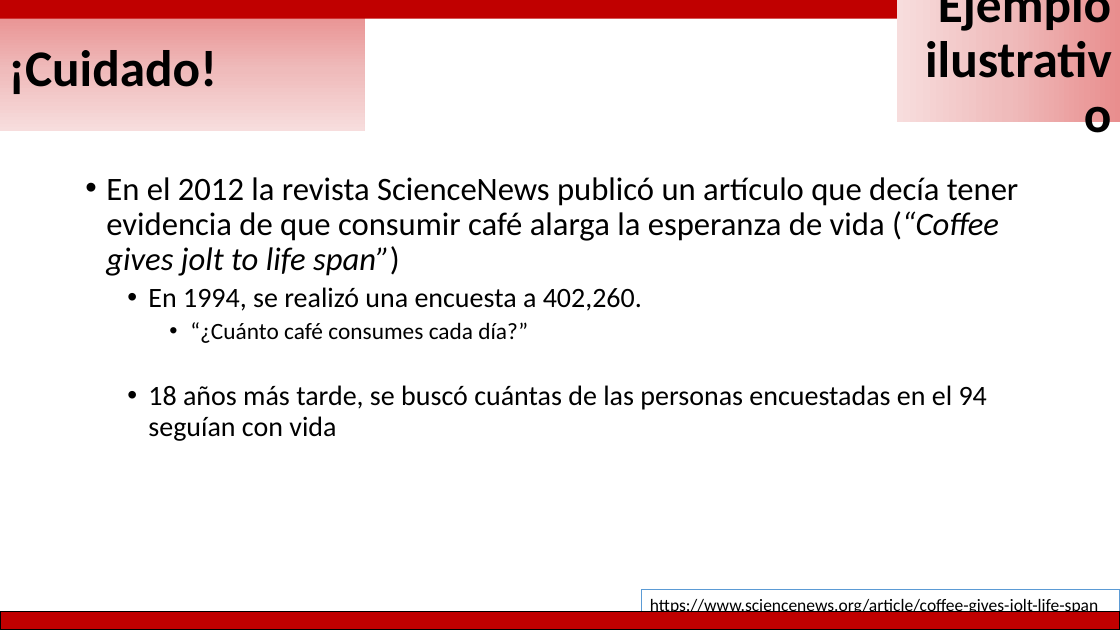
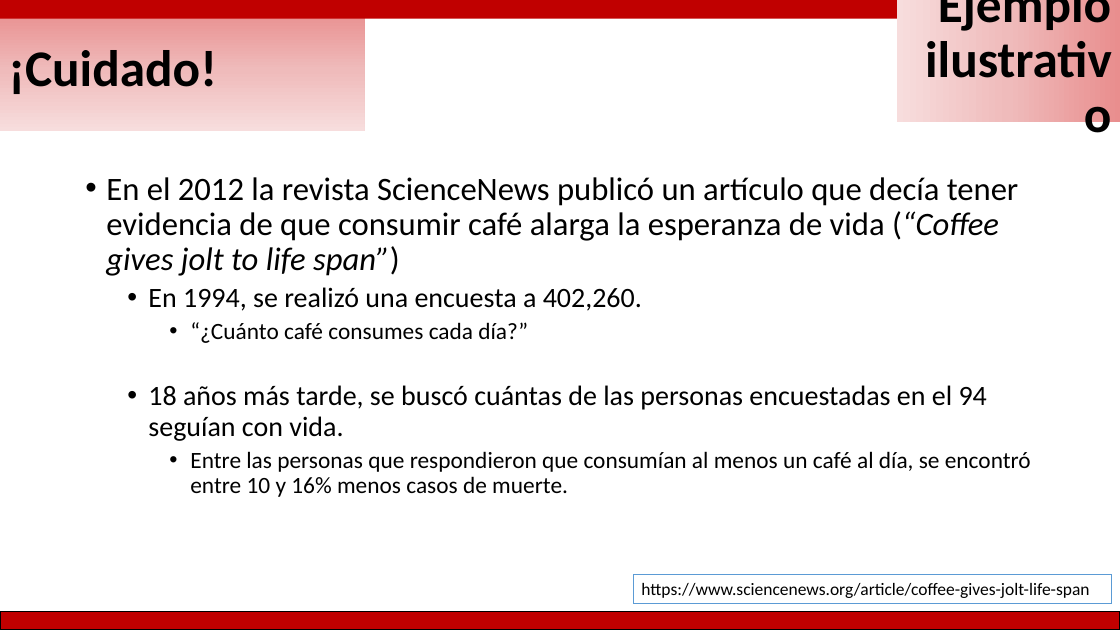
Before and after one commit to Adrifelcha/afchavez-019, a slide deck: slide 52 of JeanPiaget/ClaseMuestra/Hipotesis_Variables.pptx (slide 38 before the commit). Drawn at 1120x630 pixels with LibreOffice and Linux fonts; fonts in the diff are those of the drawing. Boxes give left, top, right and bottom in pixels: in the first picture for what was removed or moved away, otherwise in the second. Text is boxed around its words. In the diff, an @@ line names an element or a change of style, - is before the commit and + after.

```diff
--- a/JeanPiaget/ClaseMuestra/Hipotesis_Variables.pptx
+++ b/JeanPiaget/ClaseMuestra/Hipotesis_Variables.pptx
@@ text at [148, 385, 1031, 497]: text changed; size 24 to 20 pt @@
-  • 18 años más tarde, se buscó cuántas de las personas encuestadas en el 94 seguían con vida
+  • 18 años más tarde, se buscó cuántas de las personas encuestadas en el 94 seguían con vida.
+    • Entre las personas que respondieron que consumían al menos un café al día, se encontró entre 10 y 16% menos casos de muerte.
@@ rectangle "https://www.sciencenews.org/article/coffee-gives-jolt-life-s ...": place and size @@
-rectangle "https://www.sciencenews.org/article/coffee-gives-jolt-life-s ..." at [642, 590, 1120, 619]
+rectangle "https://www.sciencenews.org/article/coffee-gives-jolt-life-s ..." at [634, 575, 1112, 604]
```
Also in this commit, not shown: 25 other slides changed, 24 slides added, 6 slides removed.
